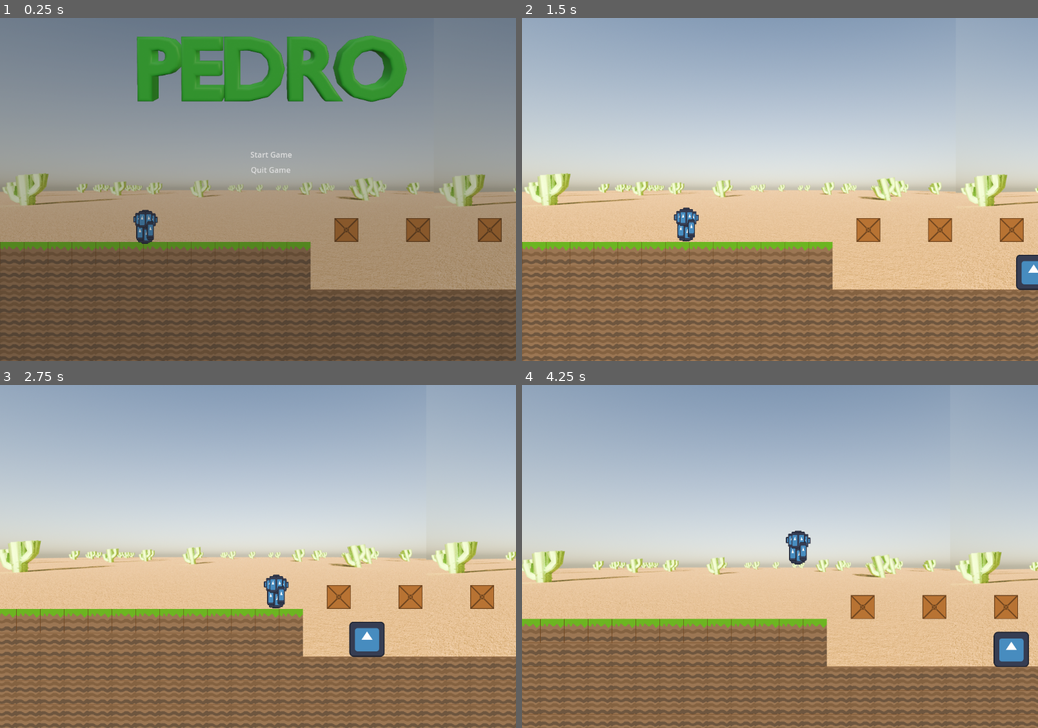
Above: before the commit, frames 1-4 (two rows, left to right).
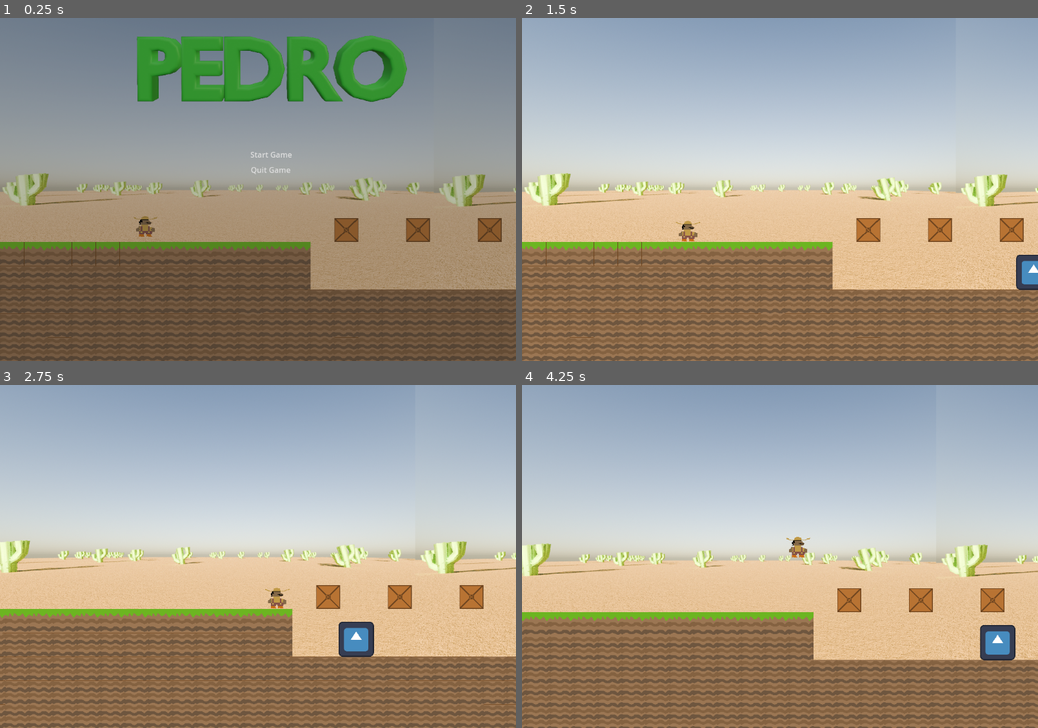
Above: after the commit, the same moments.

Repository: Burns3y/Pedro
Game: Godot game, scene res://scenes/levels/level 1.tscn
Two runs of this game, one before a commit and one after it. Both use one fixed random seed, a clock stepped at 60 frames per second and the inputs below. The engine's default icon, where the game draws it, is replaced by a stand-in: a white triangle on a blue panel in a dark square.
Inputs:
- Up to frame 1 (0.25 s): no input
- Up to frame 2 (1.5 s): click "Start Game" at 0.5 s; hold Right (right) from 1.28 s (still down)
- Up to frame 3 (2.75 s): keep holding Right (right); tap W (jump) at 1.52, 2.27 s
- Up to frame 4 (4.25 s): release Right (right) at 2.78 s; hold Left (left) 2.78-3.53 s; hold Right (right) from 3.53 s (still down); tap W (jump) at 3.77 s

The runs differ from the first frame. In frame 1, 0.4% of the frame differs, in the area x 0-95%, y 9-80%; in frame 2, 0.6%; in frame 3, 8.4%; in frame 4, 17%, in the area x 0-100%, y 42-100%.

Commit message:
Imported Pedro Img

Diff:
--- a/project.godot
+++ b/project.godot
@@ -55,4 +55,5 @@
 
 [rendering]
 
+textures/canvas_textures/default_texture_filter=0
 renderer/rendering_method="mobile"
--- a/scenes/player/pedro.tscn
+++ b/scenes/player/pedro.tscn
@@ -1,14 +1,11 @@
-[gd_scene load_steps=5 format=3 uid="uid://61bcos6b4c8a"]
+[gd_scene load_steps=4 format=3 uid="uid://61bcos6b4c8a"]
 
 [ext_resource type="Script" path="res://scenes/player/pedro.gd" id="1_kkii7"]
-[ext_resource type="Texture2D" uid="uid://2qtxcw6rkddv" path="res://icon.svg" id="2_xe0kl"]
+[ext_resource type="Texture2D" uid="uid://g4cvkrgjehfy" path="res://assets/Pedro.png" id="3_r3yk8"]
 
 [sub_resource type="CapsuleShape2D" id="CapsuleShape2D_crioc"]
-radius = 16.0
-height = 78.0
-
-[sub_resource type="RectangleShape2D" id="RectangleShape2D_g4vko"]
-size = Vector2(1, 38)
+radius = 14.0
+height = 46.0
 
 [node name="Pedro" type="CharacterBody2D" groups=["Player"]]
 collision_mask = 7
@@ -17,97 +14,13 @@
 [node name="CollisionShapeBody3" type="CollisionShape2D" parent="."]
 shape = SubResource("CapsuleShape2D_crioc")
 
-[node name="LeftAndRightAreas" type="Node2D" parent="."]
-
-[node name="RightArea" type="Area2D" parent="LeftAndRightAreas"]
-position = Vector2(17, 0)
-
-[node name="CollisionShape2D" type="CollisionShape2D" parent="LeftAndRightAreas/RightArea"]
-shape = SubResource("RectangleShape2D_g4vko")
-
-[node name="LeftArea" type="Area2D" parent="LeftAndRightAreas"]
-position = Vector2(-17, 0)
-
-[node name="CollisionShape2D" type="CollisionShape2D" parent="LeftAndRightAreas/LeftArea"]
-shape = SubResource("RectangleShape2D_g4vko")
-
-[node name="PedroImages" type="Node2D" parent="."]
-
-[node name="Icon15" type="Sprite2D" parent="PedroImages"]
-position = Vector2(6.4, 15.2)
-scale = Vector2(0.1, 0.3)
-texture = ExtResource("2_xe0kl")
-
-[node name="Icon19" type="Sprite2D" parent="PedroImages"]
-position = Vector2(0.4, -20.8)
-scale = Vector2(0.1, 0.3)
-texture = ExtResource("2_xe0kl")
-
-[node name="Icon20" type="Sprite2D" parent="PedroImages"]
-position = Vector2(16.4, -16.8)
-scale = Vector2(0.1, 0.110938)
-texture = ExtResource("2_xe0kl")
-
-[node name="Icon25" type="Sprite2D" parent="PedroImages"]
-position = Vector2(-15.6, -17.8)
-scale = Vector2(0.1, 0.110938)
-texture = ExtResource("2_xe0kl")
-
-[node name="Icon21" type="Sprite2D" parent="PedroImages"]
-position = Vector2(-0.6, 19.2)
-scale = Vector2(0.1, 0.3)
-texture = ExtResource("2_xe0kl")
-
-[node name="Icon22" type="Sprite2D" parent="PedroImages"]
-position = Vector2(-6.6, 16.2)
-scale = Vector2(0.1, 0.3)
-texture = ExtResource("2_xe0kl")
-
-[node name="Icon23" type="Sprite2D" parent="PedroImages"]
-position = Vector2(-9.6, 11.2)
-scale = Vector2(0.1, 0.3)
-texture = ExtResource("2_xe0kl")
-
-[node name="Icon8" type="Sprite2D" parent="PedroImages"]
-position = Vector2(2.4, 17.2)
-scale = Vector2(0.1, 0.3)
-texture = ExtResource("2_xe0kl")
-
-[node name="Icon9" type="Sprite2D" parent="PedroImages"]
-position = Vector2(9.4, 10.2)
-scale = Vector2(0.1, 0.3)
-texture = ExtResource("2_xe0kl")
-
-[node name="Icon10" type="Sprite2D" parent="PedroImages"]
-position = Vector2(12.4, -16.8)
-scale = Vector2(0.1, 0.235938)
-texture = ExtResource("2_xe0kl")
-
-[node name="Icon24" type="Sprite2D" parent="PedroImages"]
-position = Vector2(-11.6, -17.8)
-scale = Vector2(0.1, 0.235938)
-texture = ExtResource("2_xe0kl")
-
-[node name="Icon11" type="Sprite2D" parent="PedroImages"]
-position = Vector2(-5.6, -17.8)
-scale = Vector2(0.1, 0.3)
-texture = ExtResource("2_xe0kl")
-
-[node name="Icon12" type="Sprite2D" parent="PedroImages"]
-position = Vector2(6.4, -17.8)
-scale = Vector2(0.1, 0.3)
-texture = ExtResource("2_xe0kl")
-
-[node name="Icon13" type="Sprite2D" parent="PedroImages"]
-position = Vector2(9.4, 6.2)
-scale = Vector2(0.1, 0.3)
-texture = ExtResource("2_xe0kl")
-
 [node name="Camera2D" type="Camera2D" parent="."]
 limit_left = 0
 limit_top = 0
 limit_bottom = 750
 position_smoothing_enabled = true
 
-[connection signal="body_entered" from="LeftAndRightAreas/RightArea" to="." method="_on_right_area_body_entered"]
-[connection signal="body_entered" from="LeftAndRightAreas/LeftArea" to="." method="_on_left_area_body_entered"]
+[node name="Pedro" type="Sprite2D" parent="."]
+position = Vector2(11.75, 6.25)
+scale = Vector2(1.335, 1.325)
+texture = ExtResource("3_r3yk8")
Binary file added: assets/Pedro.png
Not shown, added: assets/Pedro.png.import
